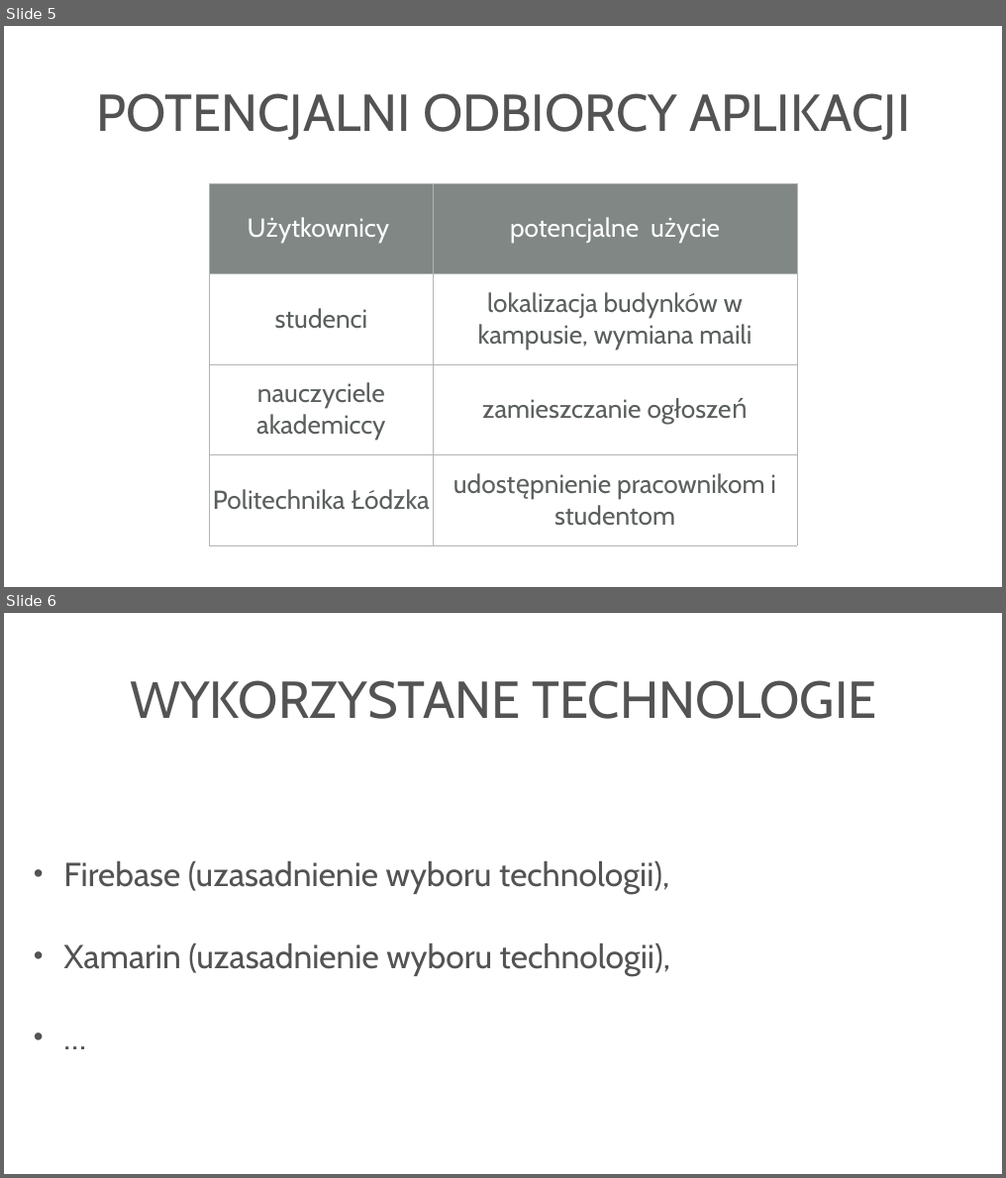
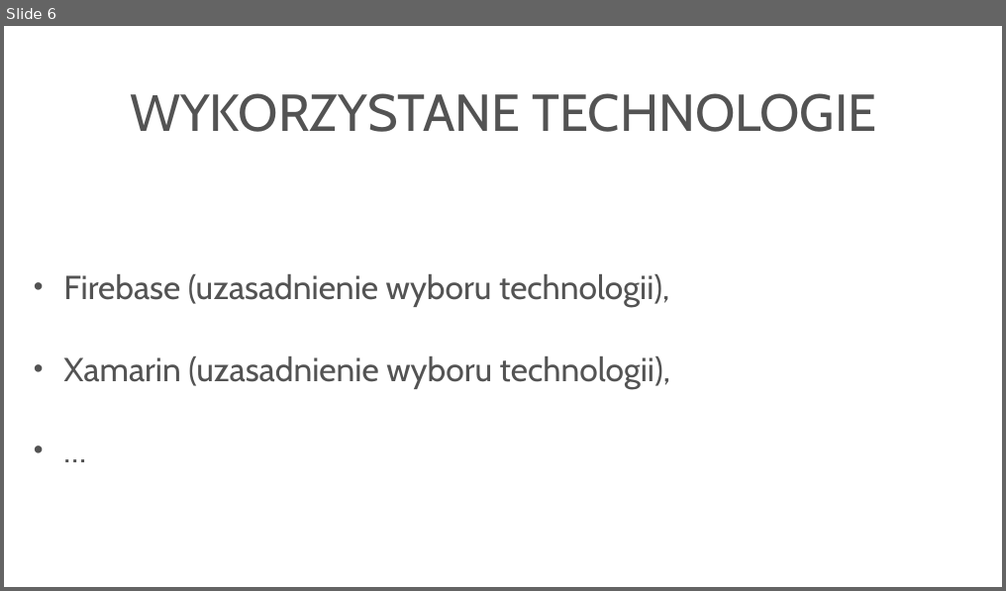
Before and after one commit to woli95/WdSM, a slide deck: Prezentacja_końcowa.odp. Shown one above the other, each under a label of ours: slides 5 and 6 before the commit, slide 6 after it. The pictures are 1006x1178 and 1006x591 pixels, drawn with LibreOffice and Linux fonts; fonts in the diff are those of the drawing; background and template pictures are left out. Boxes give left, top, right and bottom in pixels: in the first picture for what was removed or moved away, otherwise in the second. Text is boxed around its words. In the diff, an @@ line names an element or a change of style, - is before the commit and + after.

```diff
--- a/Prezentacja_końcowa.odp
+++ b/Prezentacja_końcowa.odp
@@ slide 5 removed at (4, 26, 1002, 587), background picture (left out) @@
@@ title removed at (96, 93, 910, 140) @@
-POTENCJALNI ODBIORCY APLIKACJI
@@ table removed at (209, 183, 797, 546), 4 rows, 2 columns @@
-Użytkownicy | potencjalne użycie
-studenci | lokalizacja budynków w kampusie, wymiana maili
-nauczyciele akademiccy | zamieszczanie ogłoszeń
-Politechnika Łódzka | udostępnienie pracownikom i studentom
```
Also in this commit, not shown: 1 slide added, 6 other files.
